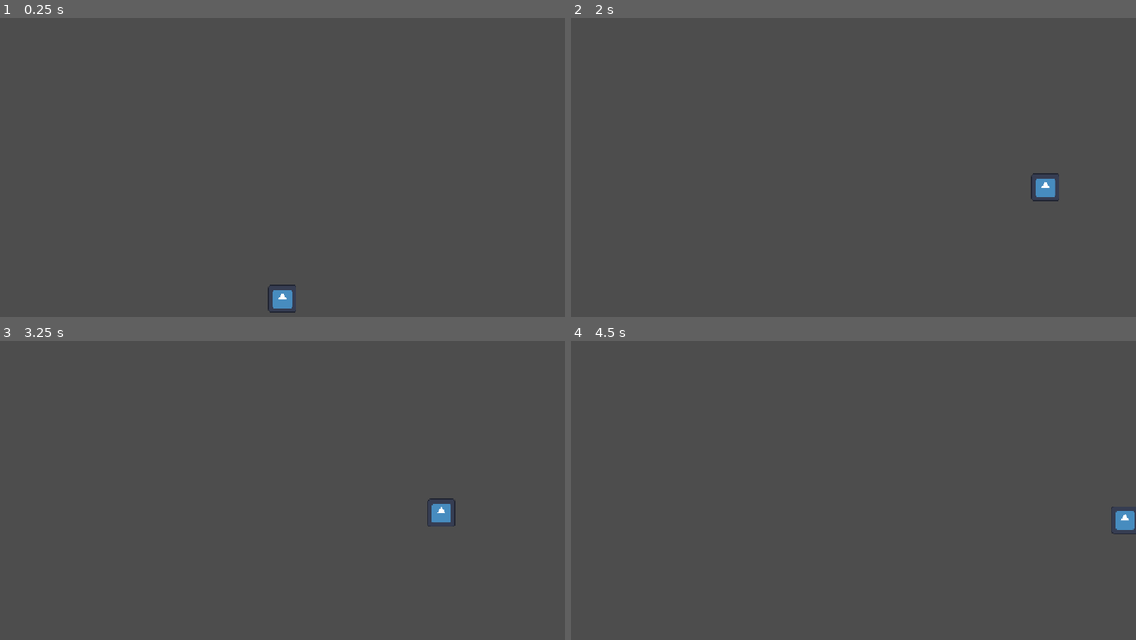
Above: before the commit, frames 1-4 (two rows, left to right).
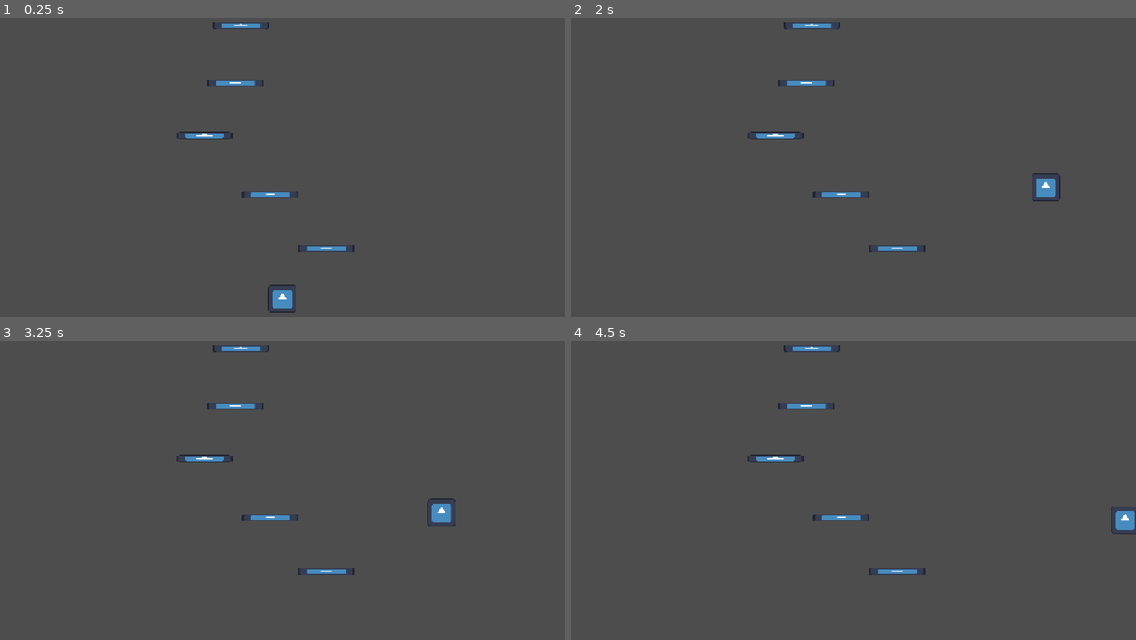
Above: after the commit, the same moments.

Repository: NikhilKshub/cave-game
Game: Godot game, scene res://scenes/game.tscn
Two runs of this game, one before a commit and one after it. Both use one fixed random seed, a clock stepped at 60 frames per second and the inputs below. The engine's default icon, where the game draws it, is replaced by a stand-in: a white triangle on a blue panel in a dark square.
Inputs:
- Up to frame 1 (0.25 s): no input
- Up to frame 2 (2 s): hold Right (move_right) from 0.53 s (still down)
- Up to frame 3 (3.25 s): release Right (move_right) at 2.03 s; hold Left (move_left) 2.03-2.78 s; hold Right (move_right) from 2.78 s (still down)
- Up to frame 4 (4.5 s): release Right (move_right) at 4.28 s; hold Left (move_left) from 4.28 s (still down)

The runs differ from the first frame. In frame 1, 0.7% of the frame differs, in the area x 31-63%, y 1-79%; in frame 2, 0.7%, in the area x 31-87%, y 1-79%; in frame 3, 0.7%; in frame 4, 0.7%.

Commit message:
making platform

Diff:
--- a/scripts/game.gd
+++ b/scripts/game.gd
@@ -7,3 +7,17 @@
 var max_gap = 170
 var max_step = 200
 @onready var camera = $Camera2D
+
+func make_platform():
+	var new_platform = platform_scene.instantiate()
+	var new_y = top_y - randf_range(min_gap, max_gap)
+	var new_x = last_x + randf_range(-max_step, max_step)
+	new_x = clampf(new_x, 64, 1216)
+	new_platform.position = Vector2(new_x, new_y)
+	add_child(new_platform)
+	top_y = new_y
+	last_x = new_x
+
+func _process(delta):
+	while top_y > camera.position.y - 600:
+		make_platform()
